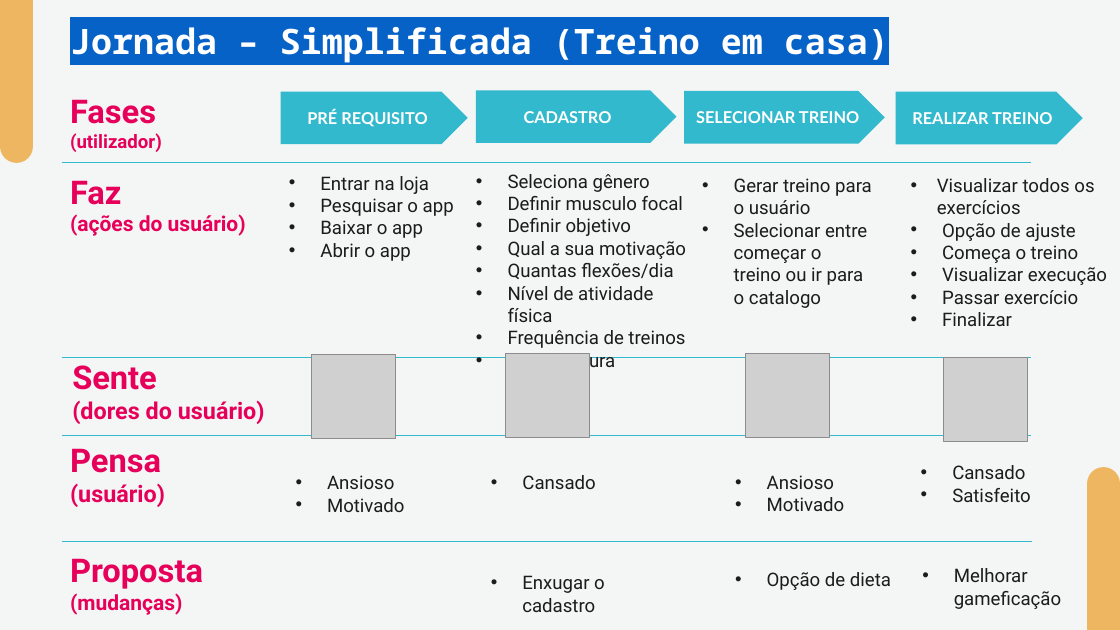
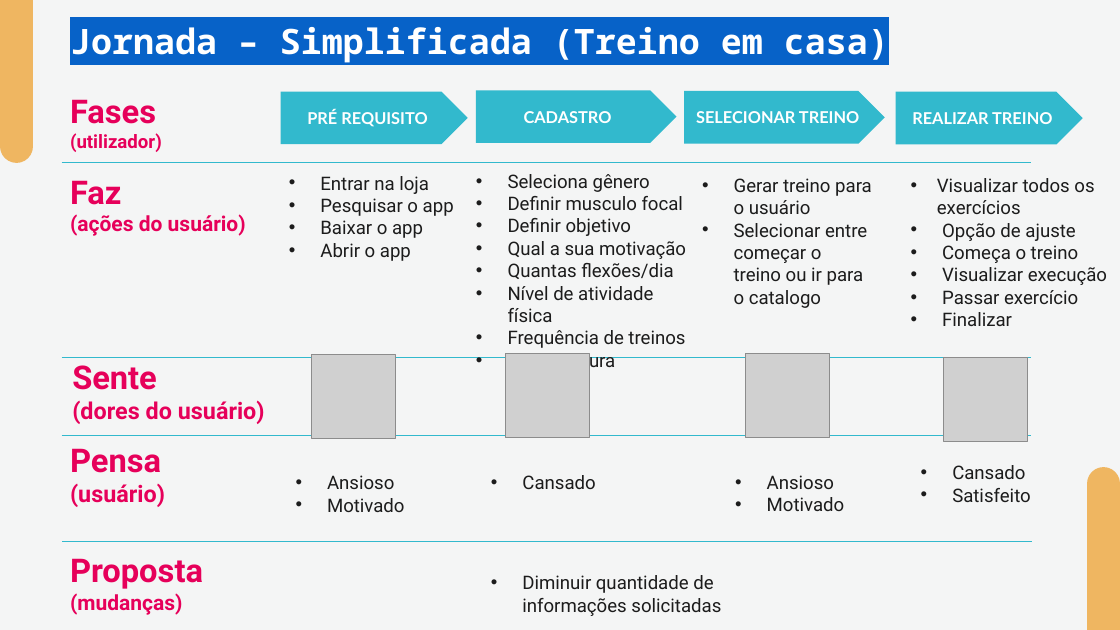
Before and after one commit to SPTechBeFit/BeFit, a slide deck: slide 15 of documentacao/BEFITMAPADEEMPATIA.pptx. Drawn at 1120x630 pixels with LibreOffice and Linux fonts; fonts in the diff are those of the drawing; grey boxes stand for pictures; background and template pictures are left out. Boxes give left, top, right and bottom in pixels: in the first picture for what was removed or moved away, otherwise in the second. Text is boxed around its words. In the diff, an @@ line names an element or a change of style, - is before the commit and + after.

```diff
--- a/documentacao/BEFITMAPADEEMPATIA.pptx
+++ b/documentacao/BEFITMAPADEEMPATIA.pptx
@@ text removed at [954, 568, 1061, 609] @@
-• Melhorar gameficação
@@ text at [522, 575, 721, 616]: text changed @@
-• Enxugar o cadastro
+• Diminuir quantidade de informações solicitadas
@@ text removed at [767, 572, 891, 590] @@
-• Opção de dieta
```
Also in this commit, not shown: 1 other slide changed, 1 slide added, 1 slide removed, 2 other files.
